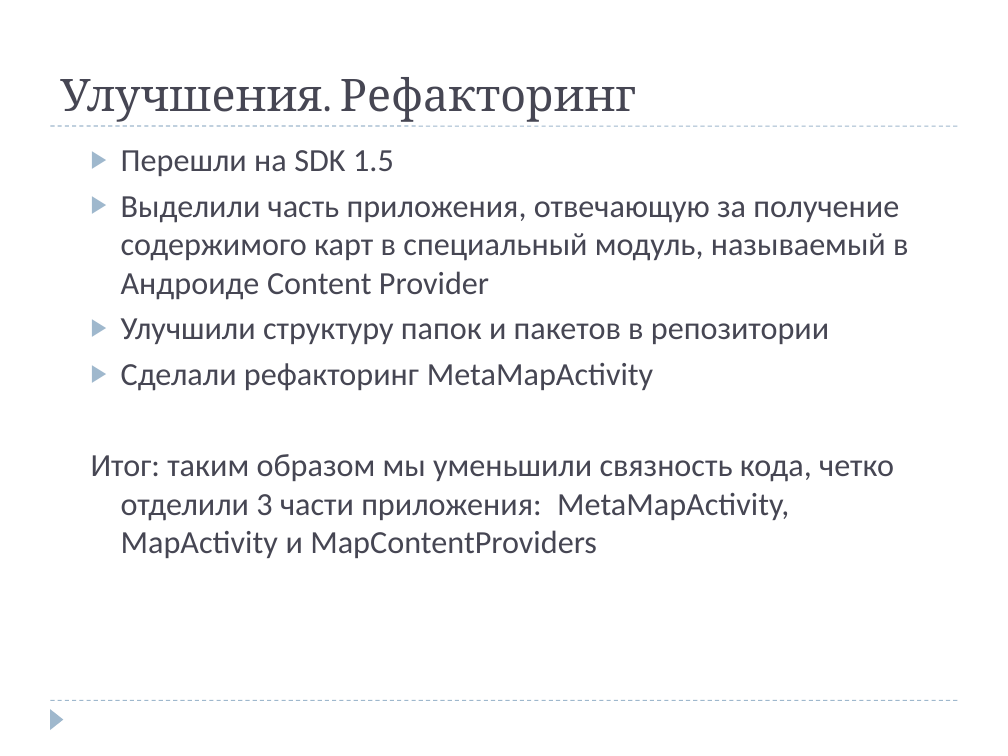
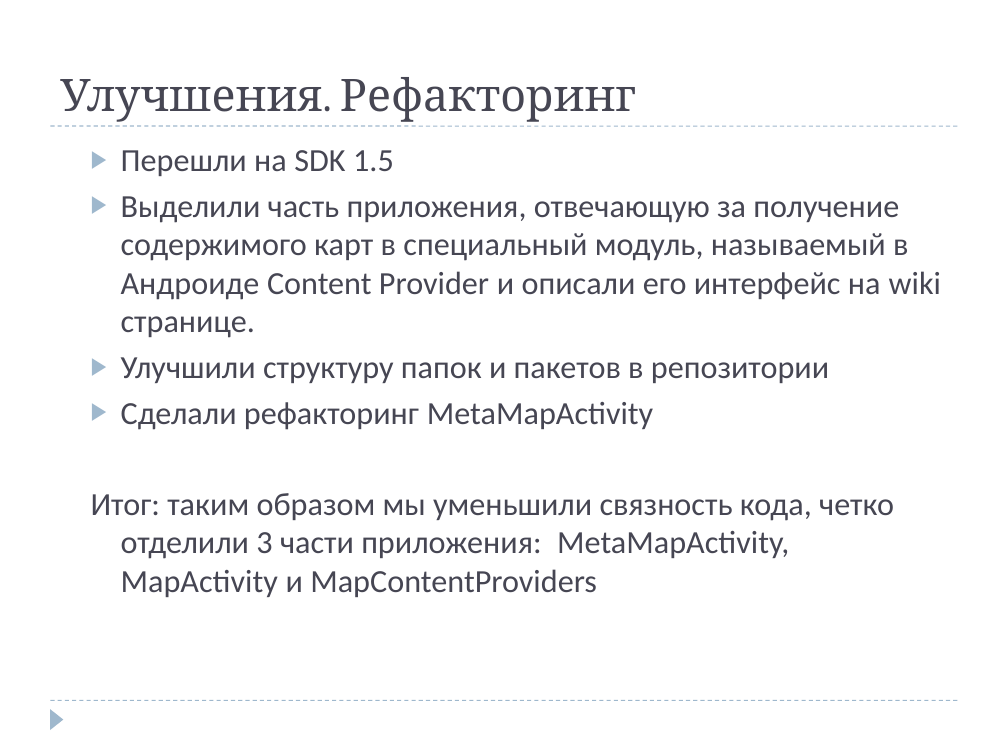
Before and after one commit to dmitry-lt/android-comapping, a slide deck: slide 4 of docs/promo files/presentation/Android Comapping Summer School.ppt. Drawn at 1008x756 pixels with LibreOffice and Linux fonts; fonts in the diff are those of the drawing. Boxes give left, top, right and bottom in pixels: in the first picture for what was removed or moved away, otherwise in the second. Text is boxed around its words. In the diff, an @@ line names an element or a change of style, - is before the commit and + after.

```diff
--- a/docs/promo files/presentation/Android Comapping Summer School.ppt
+++ b/docs/promo files/presentation/Android Comapping Summer School.ppt
@@ text at box(121, 196, 941, 338): text changed @@
-  ▶ Выделили часть приложения, отвечающую за получение содержимого карт в специальный модуль, называемый в Андроиде Content Provider
+  ▶ Выделили часть приложения, отвечающую за получение содержимого карт в специальный модуль, называемый в Андроиде Content Provider и описали его интерфейс на wiki странице.
```
Also in this commit, not shown: 4 other slides changed, 2 other files.
